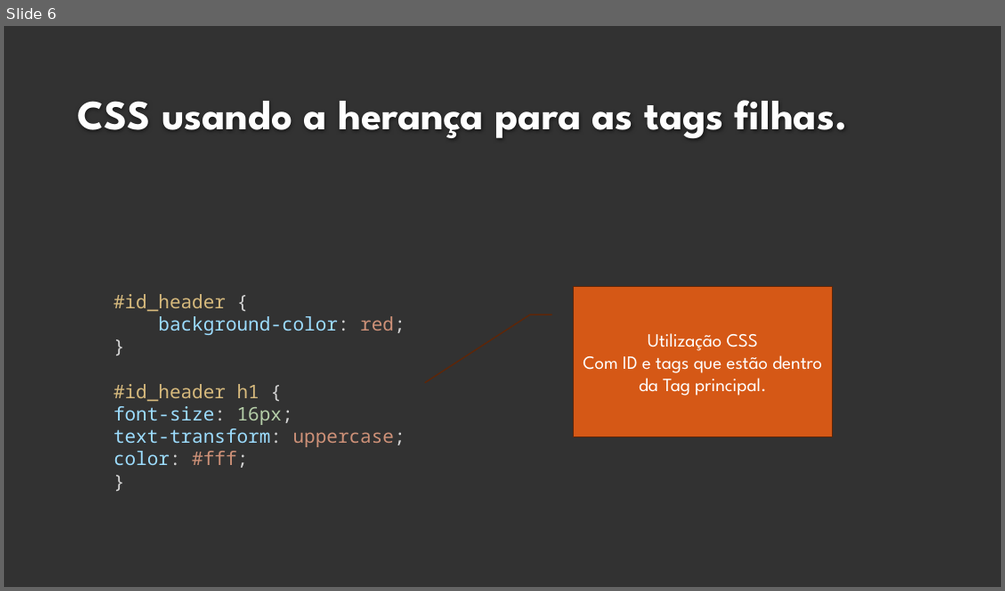
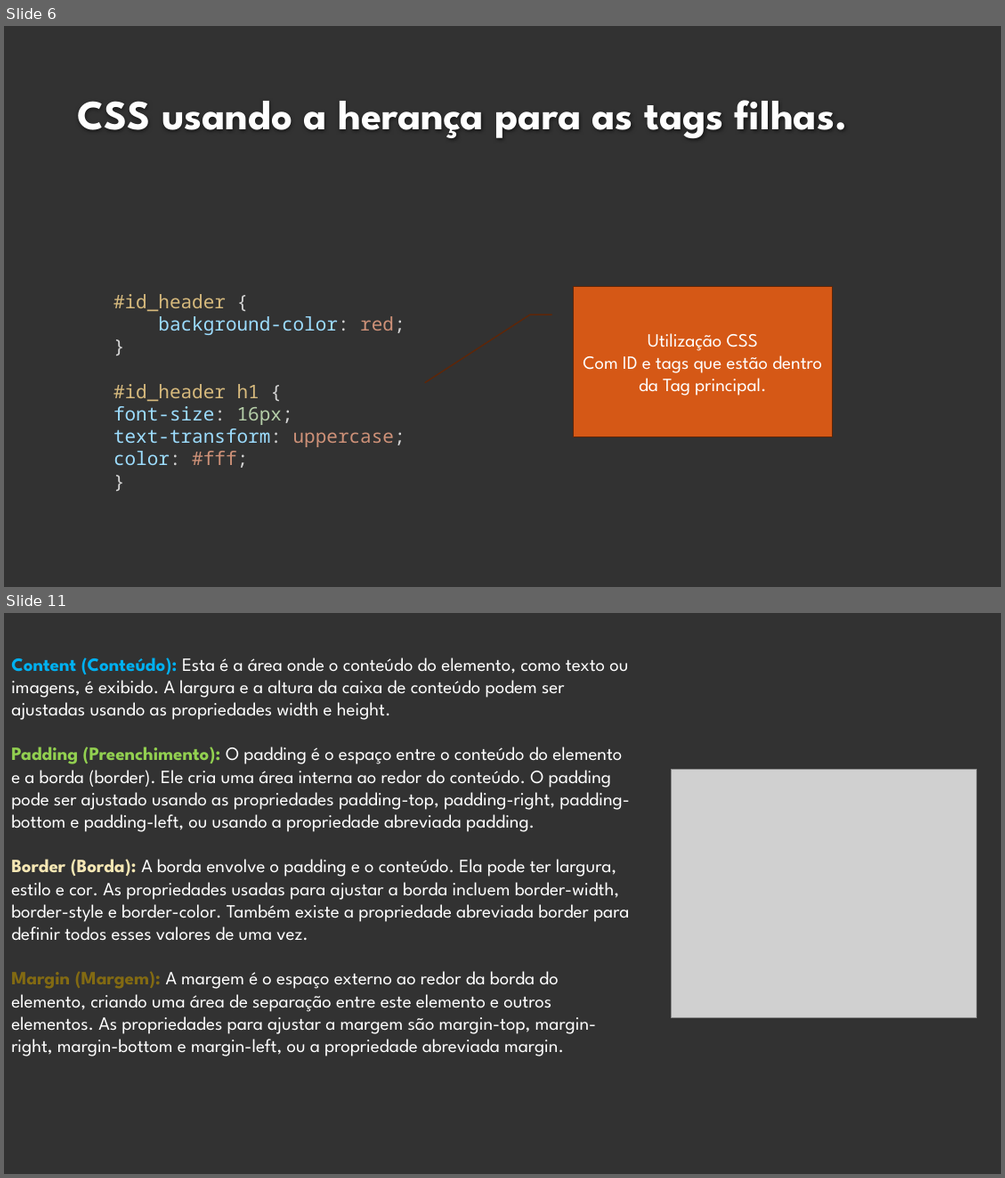
Before and after one commit to fabio-sudo/Curso_JS, a slide deck: HTML_CSS/Material_Html/5 - HTML - CSS.pptx. Shown one above the other, each under a label of ours: slide 6 before the commit, slides 6 and 11 after it; the slides between them are not shown. The pictures are 1005x591 and 1005x1178 pixels, drawn with LibreOffice and Linux fonts; fonts in the diff are those of the drawing; grey boxes stand for pictures; background and template pictures are left out. Boxes give left, top, right and bottom in pixels: in the first picture for what was removed or moved away, otherwise in the second. Text is boxed around its words. In the diff, an @@ line names an element or a change of style, - is before the commit and + after.

```diff
--- a/HTML_CSS/Material_Html/5 - HTML - CSS.pptx
+++ b/HTML_CSS/Material_Html/5 - HTML - CSS.pptx
@@ slide 11 added at bbox=[4, 613, 1001, 1174], background #323232 @@
@@ text added at bbox=[11, 657, 630, 1056], 18 pt, text #FFFFFF @@
+Content (Conteúdo): Esta é a área onde o conteúdo do elemento, como texto ou imagens, é exibido. A largura e a altura da caixa de conteúdo podem ser ajustadas usando as propriedades width e height.
+Padding (Preenchimento): O padding é o espaço entre o conteúdo do elemento e a borda (border). Ele cria uma área interna ao redor do conteúdo. O padding pode ser ajustado usando as propriedades padding-top, padding-right, padding-bottom e padding-left, ou usando a propriedade abreviada padding.
+Border (Borda): A borda envolve o padding e o conteúdo. Ela pode ter largura, estilo e cor. As propriedades usadas para ajustar a borda incluem border-width, border-style e border-color. Também existe a propriedade abreviada border para definir todos esses valores de uma vez.
+Margin (Margem): A margem é o espaço externo ao redor da borda do elemento, criando uma área de separação entre este elemento e outros elementos. As propriedades para ajustar a margem são margin-top, margin-right, margin-bottom e margin-left, ou a propriedade abreviada margin.
@@ picture added at bbox=[672, 770, 978, 1017] @@
```
Also in this commit, not shown: 12 other slides added, 1 slide removed, 7 other files.
